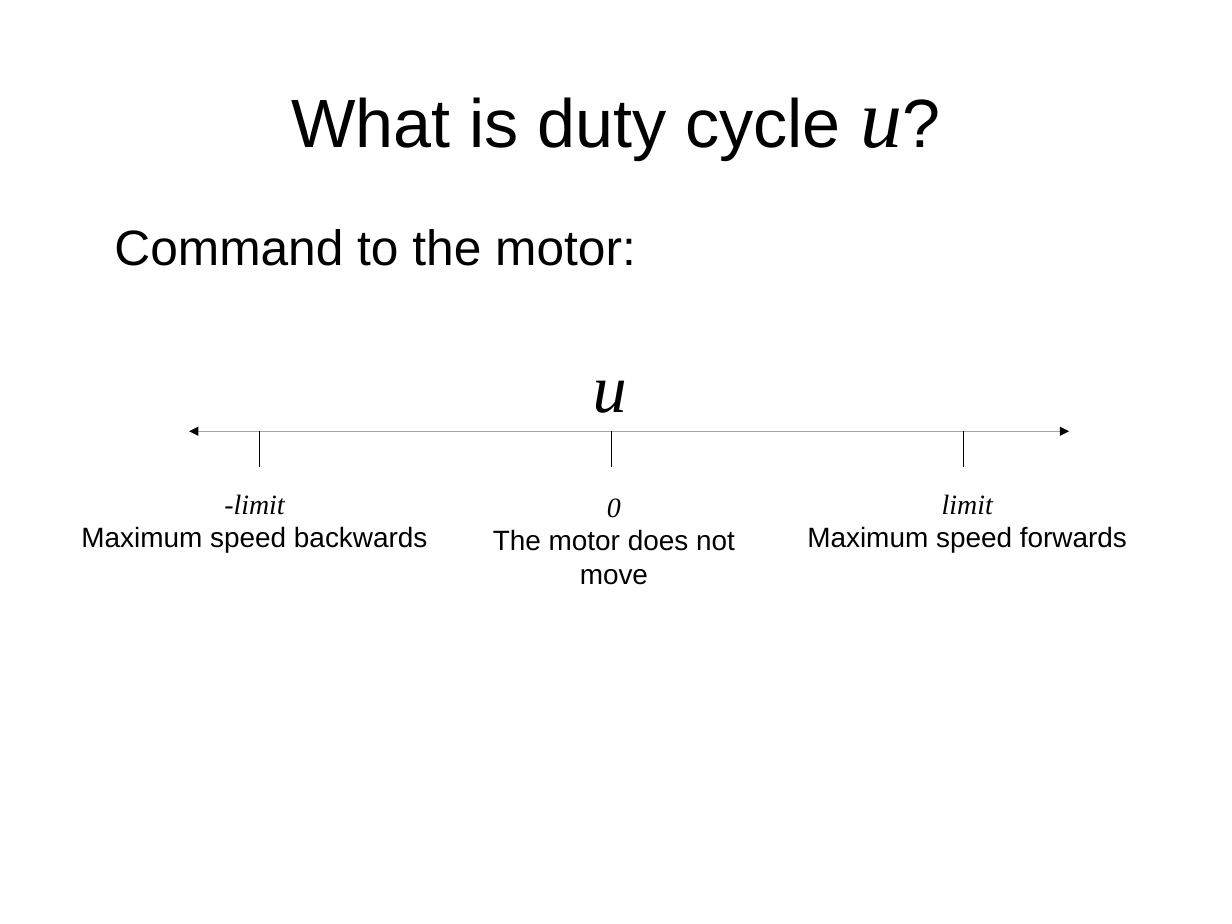
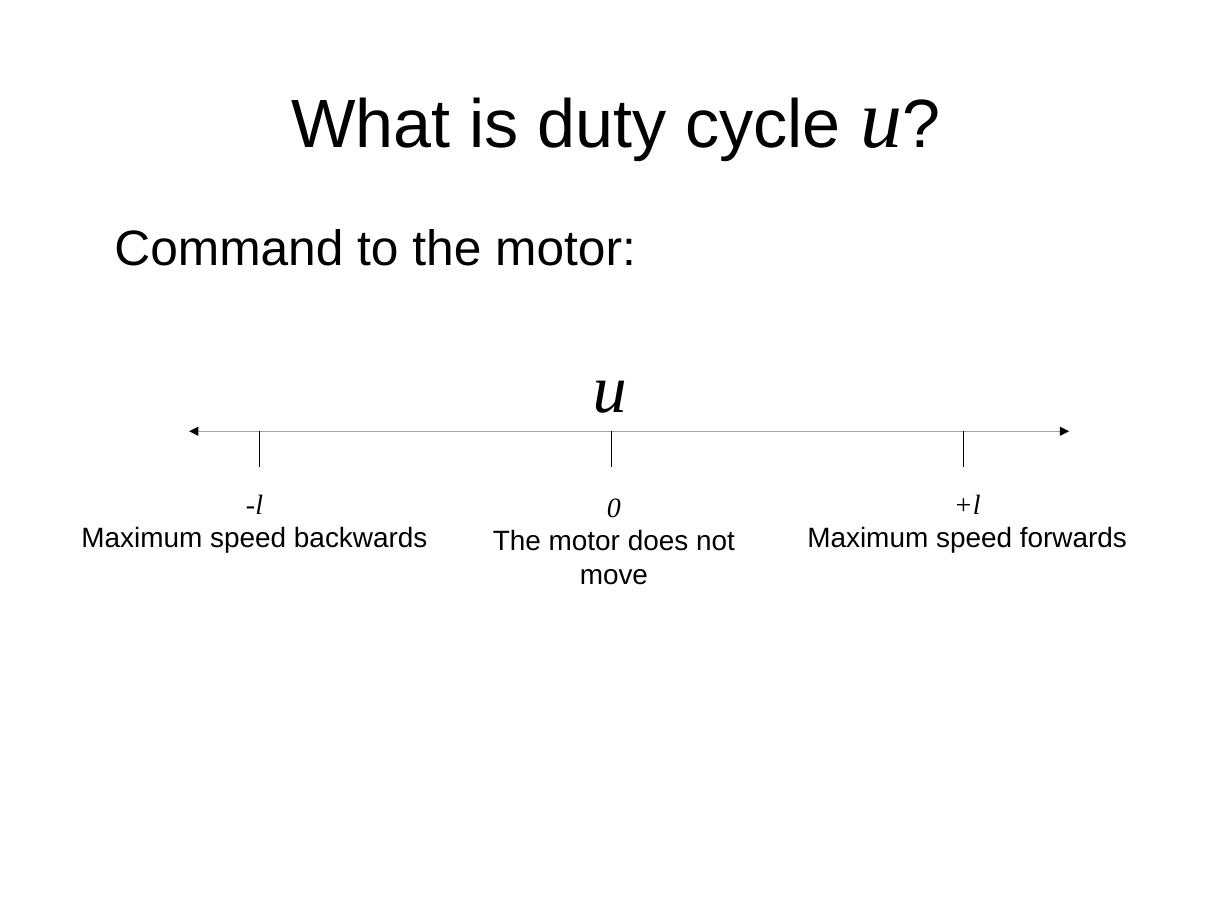
Before and after one commit to maivincent/MISE_presentations, a slide deck: slide 6 of step1_joystick_drive.odp. Drawn at 1232x924 pixels with LibreOffice and Linux fonts; fonts in the diff are those of the drawing. Boxes give left, top, right and bottom in pixels: in the first picture for what was removed or moved away, otherwise in the second. Text is boxed around its words. In the diff, an @@ line names an element or a change of style, - is before the commit and + after.

Commit message:
Variable name
Change limit for l

```diff
--- a/step1_joystick_drive.odp
+++ b/step1_joystick_drive.odp
@@ text at (x1=246, y1=494, x2=263, y2=514): text changed @@
--limit
+-l
@@ text at (x1=954, y1=494, x2=981, y2=514): text changed @@
-limit
++l
```
